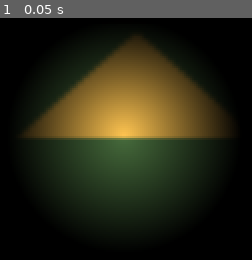
Above: before the commit, frame 1.
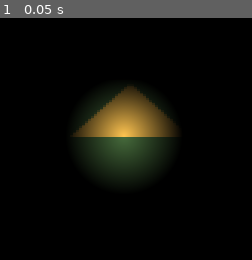
Above: after the commit, the same moment.

Repository: shamotte/PSJ15
Game: Godot game, scene res://scenes/crafting.tscn
Same seed, same stepped clock (60 frames per second), same inputs: the game is played once before the commit and once after it. The engine's default icon, where the game draws it, is replaced by a stand-in: a white triangle on a blue panel in a dark square.
Inputs:
- Up to frame 1 (0.05 s): no input

The runs differ from the first frame. In frame 1, 43% of the frame differs, in the area x 8-92%, y 6-86%.

Commit message:
Resolution change

Diff:
--- a/project.godot
+++ b/project.godot
@@ -17,8 +17,8 @@
 
 [display]
 
-window/size/viewport_width=320
-window/size/viewport_height=180
+window/size/viewport_width=640
+window/size/viewport_height=360
 window/stretch/mode="viewport"
 window/stretch/aspect="expand"
 
@@ -29,3 +29,8 @@
 "events": [Object(InputEventMouseButton,"resource_local_to_scene":false,"resource_name":"","device":-1,"window_id":0,"a …(253 unchanged characters)…
 ]
 }
+
+[rendering]
+
+textures/canvas_textures/default_texture_filter=0
+environment/defaults/default_clear_color=Color(0, 0, 0, 1)
